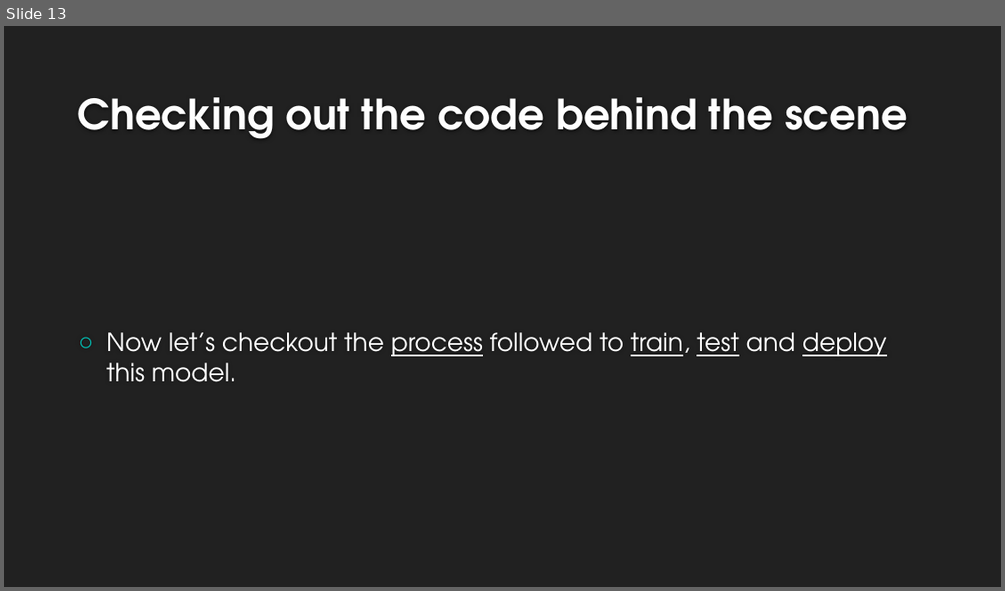
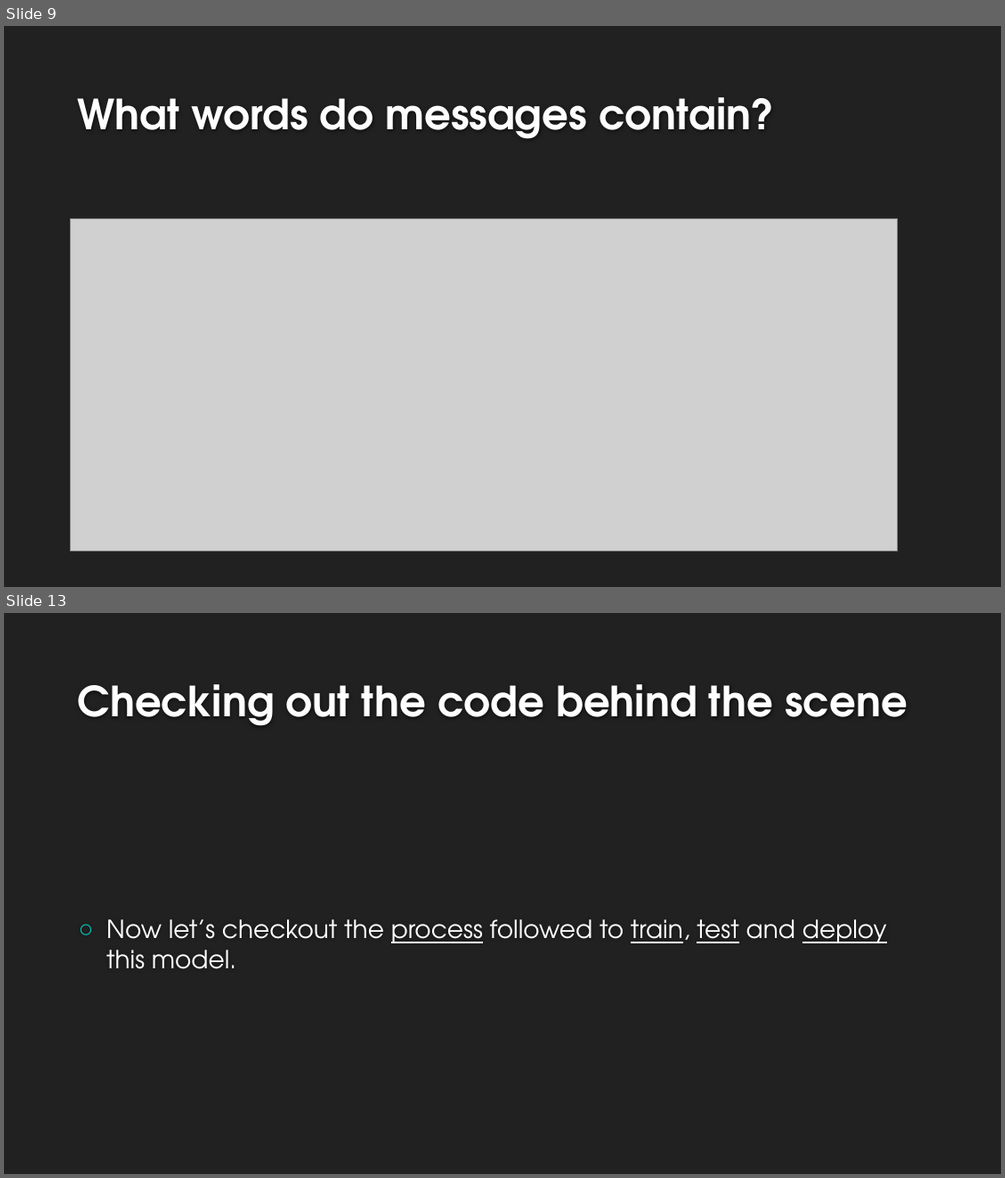
Before and after one commit to Sarvesh-Kesharwani/Spam_Classifier, a slide deck: ppt/Spam Classifier.pptx. Shown one above the other, each under a label of ours: slide 13 before the commit, slides 9 and 13 after it; the slides between them are not shown. The pictures are 1005x591 and 1005x1178 pixels, drawn with LibreOffice and Linux fonts; fonts in the diff are those of the drawing; grey boxes stand for pictures; background and template pictures are left out. Boxes give left, top, right and bottom in pixels: in the first picture for what was removed or moved away, otherwise in the second. Text is boxed around its words. In the diff, an @@ line names an element or a change of style, - is before the commit and + after.

```diff
--- a/ppt/Spam Classifier.pptx
+++ b/ppt/Spam Classifier.pptx
@@ slide 9 added at <box>4,26,1001,587</box>, background #212121 @@
@@ title added at <box>78,97,774,139</box>, 40 pt, text #FEFEFE, bold @@
+What words do messages contain?
@@ picture added at <box>71,218,898,550</box> @@
```
Also in this commit, not shown: 5 slides changed, 6 other slides added, 9 slides removed, 3 other files.
